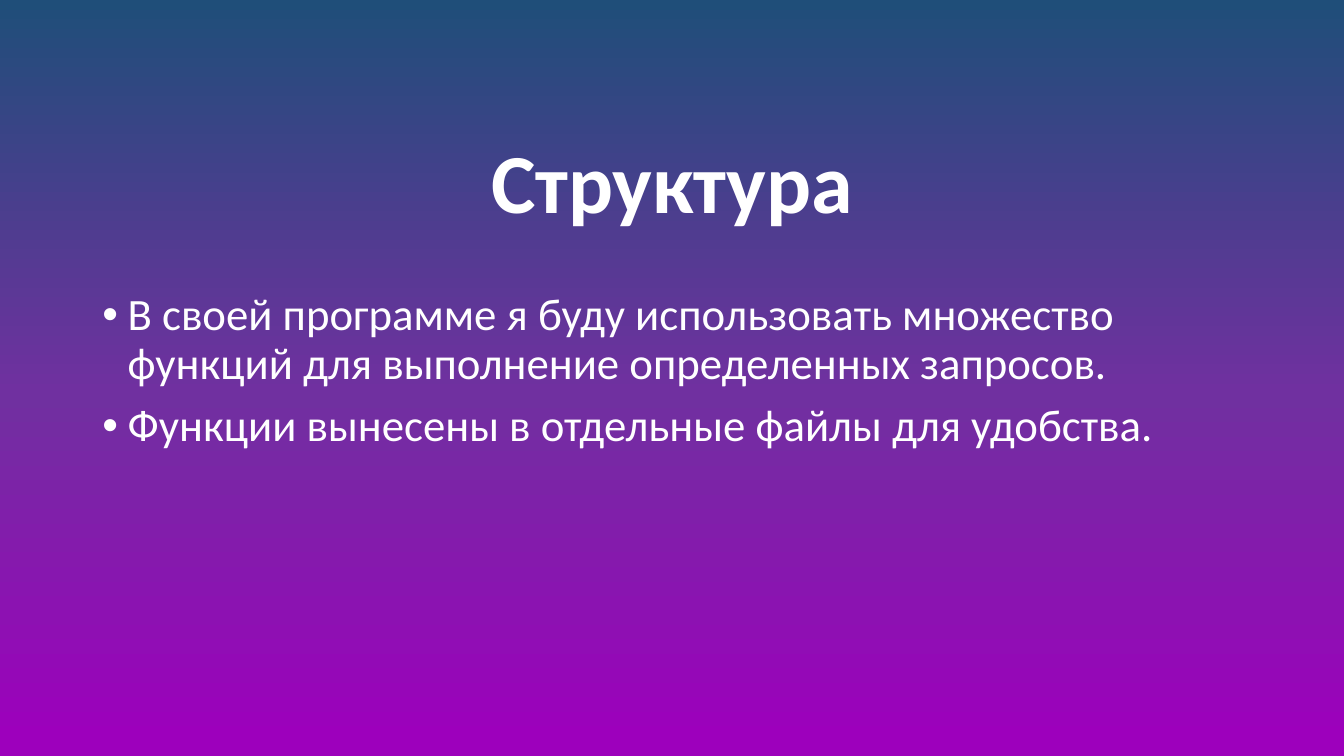
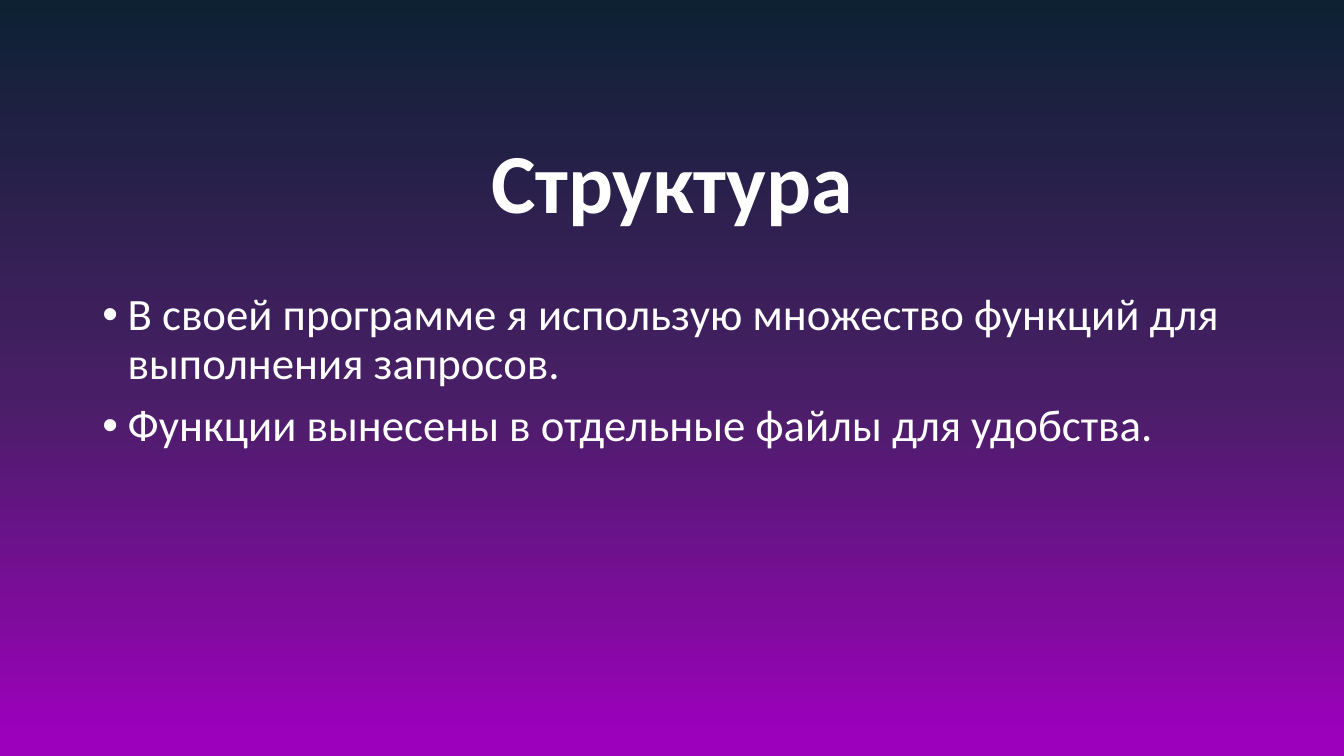
Before and after one commit to Father-Dog-Danil/multifunctional_bot, a slide deck: slide 5 of documents/презентация.pptx. Drawn at 1344x756 pixels with LibreOffice and Linux fonts; fonts in the diff are those of the drawing. Boxes give left, top, right and bottom in pixels: in the first picture for what was removed or moved away, otherwise in the second. Text is boxed around its words. In the diff, an @@ line names an element or a change of style, - is before the commit and + after.

```diff
--- a/documents/презентация.pptx
+++ b/documents/презентация.pptx
@@ background gradient #1F4E79 to #7030A0 to #9D00BC to gradient #0D2133 to #481F66 to #9D00BC @@
@@ text at [128,299,1219,387]: text changed @@
-• В своей программе я буду использовать множество функций для выполнение определенных запросов.
+• В своей программе я использую множество функций для выполнения запросов.
```
Also in this commit, not shown: 7 other slides changed.
